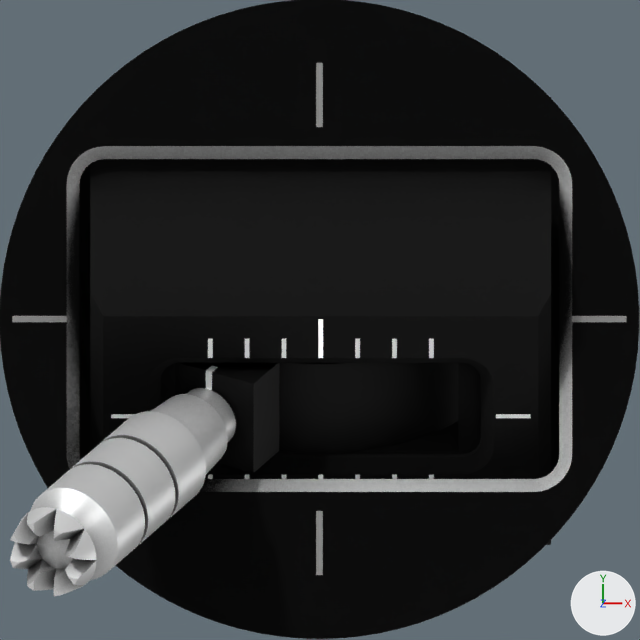
A saved change to the Blender file sticks/default/gimble-model.blend.
Both versions are drawn from the file's camera 'Camera'. The lights are fixed; the arrows at lower right show +X, +Y and +Z.

Names of what the first picture shows: 'Gimbal', 'GimbalCover', 'Stick'.
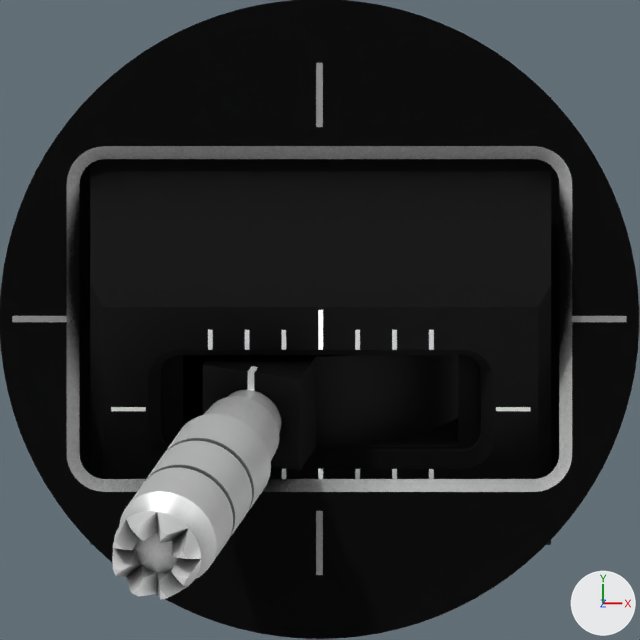
Changed parts and their boxes (x1, y1, x2, y2) in the pictures (640 x 640 px):
```json
{"object": "Gimbal", "change": "turned", "before": [90, 97, 551, 545], "after": [90, 97, 551, 545]}
{"object": "Stick", "change": "turned", "before": [10, 363, 458, 596], "after": [112, 355, 458, 600]}
```

Edits to the scene script, one JSON object a line:
```json
{"op": "set", "path": "ob_gimbal.rotation_euler", "old": "(0.52, 0.0, 0.0)", "new": "(0.478, 0.0, 0.0)", "note": "degrees (30, 0, 0) -> degrees (27, 0, 0)"}
{"op": "set", "path": "ob_stick.rotation_euler", "old": "(0.0, -0.52, 0.0)", "new": "(0.0, -0.312, 0.0)", "note": "degrees (0, -30, 0) -> degrees (0, -18, 0)"}
```
